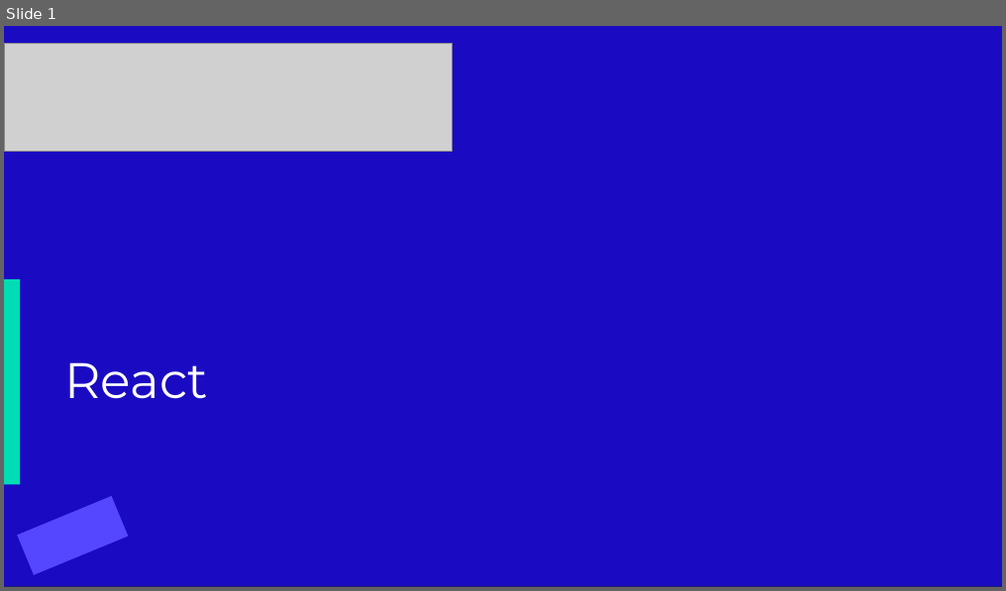
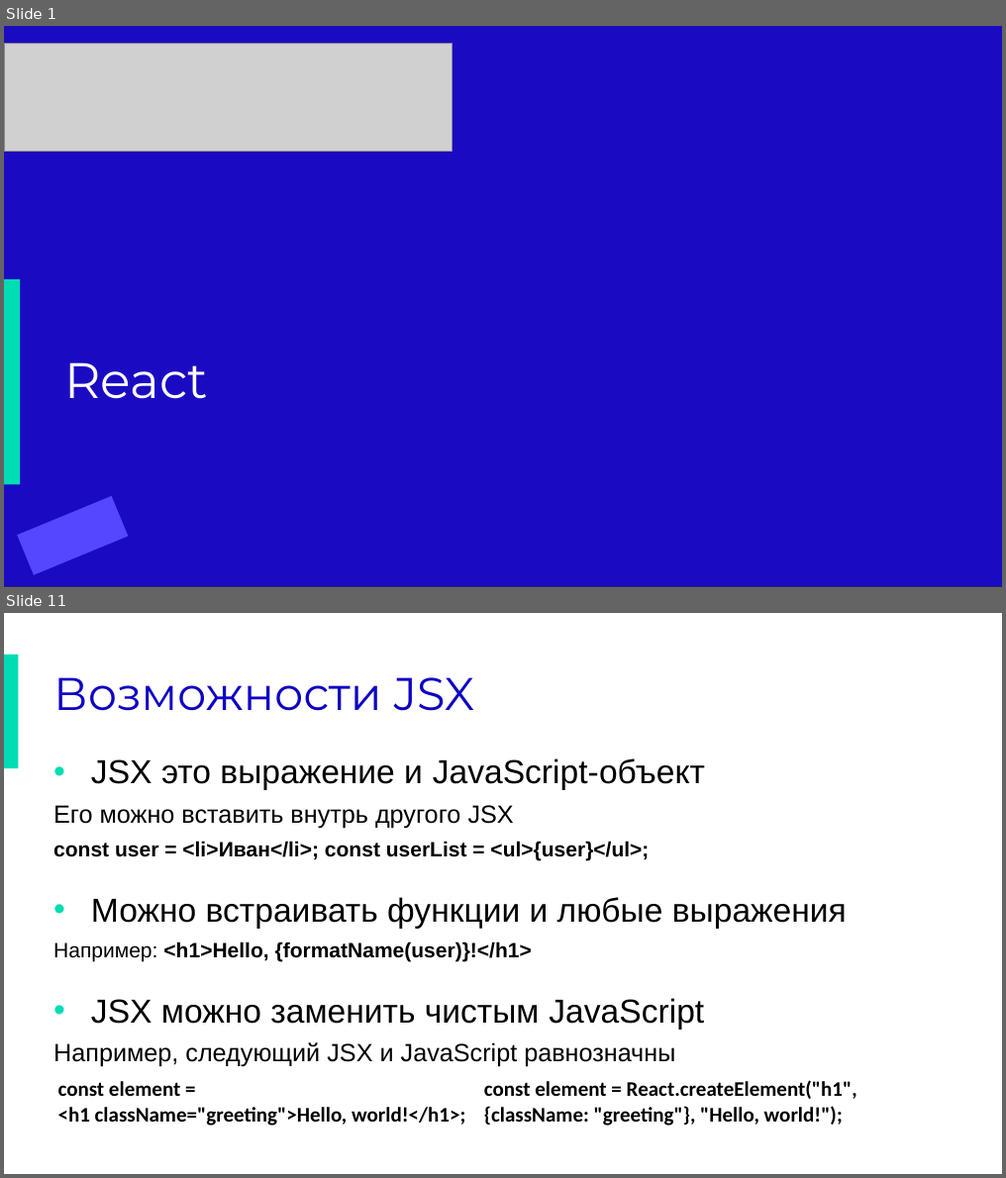
Before and after one commit to lavsexpert/synergy-react, a slide deck: React.pptx. Shown one above the other, each under a label of ours: slide 1 before the commit, slides 1 and 11 after it; the slides between them are not shown. The pictures are 1006x591 and 1006x1178 pixels, drawn with LibreOffice and Linux fonts; fonts in the diff are those of the drawing; grey boxes stand for pictures; background and template pictures are left out; a plain dark background stands for a picture behind light text. Boxes give left, top, right and bottom in pixels: in the first picture for what was removed or moved away, otherwise in the second. Text is boxed around its words. In the diff, an @@ line names an element or a change of style, - is before the commit and + after.

```diff
--- a/React.pptx
+++ b/React.pptx
@@ slide 11 added at (4, 613, 1002, 1174), background #FFFFFF; not listed: 1 template element that a slide beside it also shows @@
@@ rectangle added at (4, 655, 18, 731), fill #00DDB5 @@
@@ rectangle added at (4, 655, 18, 768), fill #00DDB5 @@
@@ title added at (54, 677, 474, 711), 44 pt, text #0E00C4 @@
+Возможности JSX
@@ text added at (54, 759, 846, 1067), 32 pt, text #000000 @@
+• JSX это выражение и JavaScript-объект
+Его можно вставить внутрь другого JSX
+const user = <li>Иван</li>; const userList = <ul>{user}</ul>;
+• Можно встраивать функции и любые выражения
+Например: <h1>Hello, {formatName(user)}!</h1>
+• JSX можно заменить чистым JavaScript
+Например, следующий JSX и JavaScript равнозначны
@@ table added at (51, 1073, 902, 1131), 1 rows, 2 columns @@
+const element = / <h1 className="greeting">Hello, world!</h1>; | const element = React.createElement("h1", / {className: "greeting"}, "Hello, world!");
```
Also in this commit, not shown: 6 slides changed, 16 other slides added, 2 slides removed, 1 other file.
